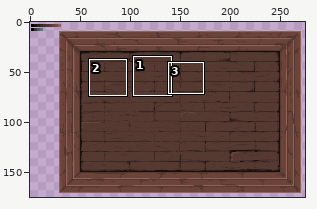
Edited in one commit: pixel-art file (Assets/Sprites/bg.ase). Above: a wide view before the commit, with the close-up outlined.
Close-up. The starting point:
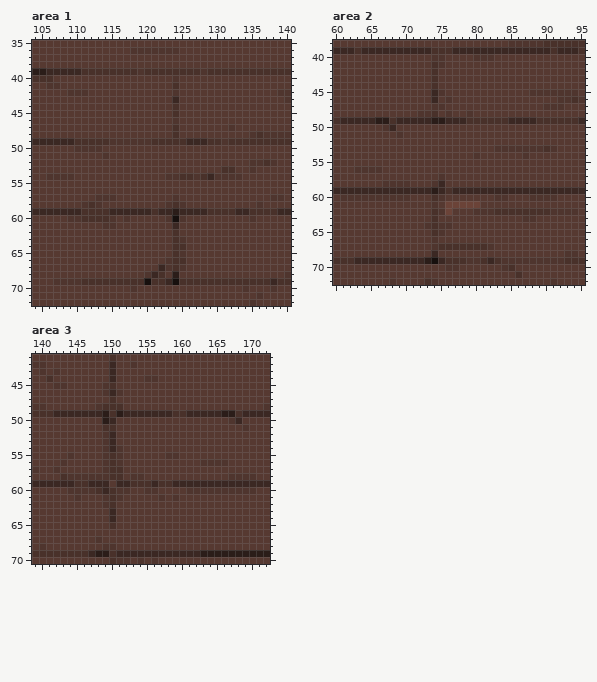
300x180 pixels, 1 frame. Colours within 5 levels of each other are drawn and written as one. Shown: area 1: x 104..140, y 35..72; area 2: x 60..95, y 38..72; area 3: x 139..172, y 41..70. The wide view leaves out empty margins. The commit also changed other parts of the picture, which this record leaves out.
New version:
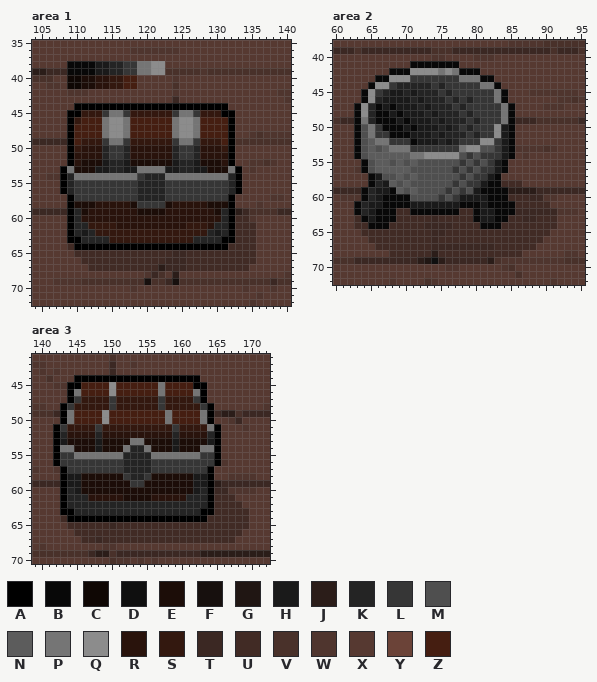
Palette (. is transparent): A #000000  B #080808  C #0f0704  D #0f0f0f  E #1c0d08  F #17100e  G #201613  H #1a1a1a  J #2b1d19  K #242424  L #363636  M #4f4f4f  N #5c5c5c  P #757575  Q #8c8c8c  R #29130c  S #33180f  T #3b2823  U #412b25  V #49312a  W #4f352e  X #563931  Y #6b4338  Z #451e11
The edit:
layer "Shadows" added
layer "Chest" added
Changed rows in their new state; - is an unchanged pixel.
Area 1, layers "Chest", "Shadows":
first column x 108:
38 -BBBBHHKKLLPPQQ-------------
39 -BBBBHHKKLLPPQQ-------------
40 -CCEERRSSZZ-----------------
41 -CCEERRSSZZ-----------------
44 --AAAAAAAAAAAAAAAAAAAAAA----
45 -AASSSLPPLSSSSSSLPPLSSSAA---
46 -ASZZZPQQPZZZZZZPQQPZZZZA---
47 -AZZZZPQQPZZZZZZPQQPZZZZA---
48 -AZZZZPQQPZZZZZZPQQPZZZZA---
49 -AZSSSLPPLSSSSSSLPPLSSSZA---
50 -ASRRRKLLKRRRRRRKLLKRRRSA---
51 -ARRRRKLLKRRRRRRKLLKRRRRA---
52 -AREEEHKKHEEEEEEHKKHEEERA---
53 APEEEHHKKHHPPPPHHKKHHEEEPA--
54 AKPPPPPPPPPLKKKPPPPPPPPPKA--
55 AKLLLLLLLLLKKKKLLLLLLLLLKA--
56 AKLLLLLLLLLKKKKLLLLLLLLLKA--
57 -ALLLLLLLLLKKKKLLLLLLLLLA---
58 -AEEERRRRRELLLLERRRRREEEA---
59 -AKERRRRRRREEEERRRRRRREKAJ--
60 -AKRRRRRRRRRRRRRRRRRRRRKAUU-
61 -AKKSSSSRRRRRRRRRRSSSRKKAUUU
62 -AKHKSSSSSSSSSSSSSSSSKHKAUUU
63 -AAKKKKSSSSSSSSSSSSKKKKAAUUU
64 -UAAAAAAAAAAAAAAAAAAAAAAUUUU
65 --UUUUUUUUUUUUUUTTUUUUUUUUUU
66 ---UUUUUUUUUUUUTTTUUUUUUUUUU
67 ----UUUUUUUUUUJTTTUUUUUUUUU-
Area 2, layers "Cauldron", "Shadows":
first column x 63:
41 --------BBBBBBB--------------
42 -----BBBQQQQPQPBBB-----------
43 ---BBQQQLLLLLLLPPPBB---------
44 --BQQLKKKKKLKLLLLLPPB--------
45 -BQLKHHKHKKKLKLLLLLLPB-------
46 -BQKHHHHKHKKKLKLKLLLPB-------
47 BQKBHBHHHKHKKKLKLLLLLPB------
48 BQKBBHBHHHKHKKKLKLLLLPB------
49 BPKBBBHBHHHKHKKKLKLLLPB------
50 BMPLBBBHBHHHKHKLKLLLQHB------
51 BMPLLBBBHHHKHKKKLKLLQHB------
52 BMNPPLLLBHHHKHKLLLQQLHB------
53 BMNMNPPPLLLLLLLPQQMMLHB------
54 BMNNNNNNPPQQQQQMLMLLLHB------
55 -BMNNMNMNMMMMMMLMLMLHB-------
56 -BMNNNNNMMMMMMLMLMLLHB-------
57 --BHMMNMNMMMMMMLMLLHB--------
58 --BKHNMNMMMMMMLMLLHBBUUU-----
59 -BKHHBNMNMMMMLMLMHBBBBJJJJ---
60 -BKHBBBBMMMMLMLHHHHBBBUUUTT--
61 BKHHBBBBHHHHHHHBBBHBBBBUUUUU-
62 BKHBBBUUBBBBBBBUUBHHBBBTTTTTT
63 UBHBBBUUUUUTUUUUUBHHBBUUTTUUU
64 UUBBBUUUUUTTTTUUUUBBBUUUUUUUU
65 -UUUUUUUUUUTTUUUUUUUUUUUUUUU-
66 --UUUUUUUUUTUUUUUUUUUUUUUUU--
67 ---UUUUUUUUTTTTTTTTTUUUUUU---
68 -----UUUUUUJUUUUUUUUUUUU-----
69 ---------JGDJTTTTTTJ---------
Area 3, layers "Chest", "Shadows":
first column x 142:
44 ---AAAAAAAAAAAAAAAAAA-------
45 --AAZZZZQZZZZZZPZZZZAA------
46 --APZZZZQZZZZZZPZZZZPA------
47 --ALSSSSLSSSSSSLSSSSLA------
48 -ALSSSSSLSSSSSSLSSSSSLA-----
49 -APZZZZQZZZZZZZZPZZZZPA-----
50 -APZZZZQZZZZZZZZPZZZZPA-----
51 ALSSSSLSSSSSSSSSSLSSSSPA----
52 AKRRRRKRRRRRRRRRRKRRRRKA----
53 AHEEEEHEEEEPPEEEEHEEEEHA----
54 APPEEEHEEEPKKPEEEHEEEPPA----
55 ALLPPPPPPPKKKKPPPPPPPLLA----
56 ALLLLLLLLLKKKKLLLLLLLLLA----
57 -ALLLLLLLLKKKKLLLLLLLLA-----
58 -AHHEEEEEELKKLEEEEEEHHA-----
59 -AHHEEEEEEELLEEEEEEEHHAJ----
60 -AKHEEEEEEEEEEEEEEEEHKATT---
61 -AKKKRRRRREEEERRRRRKKKAUUU--
62 -AKKKKKKKKKKKKKKKKKKKKAUUUU-
63 -AAKKKKKKKKKKKKKKKKKKAAUUUUU
64 -UAAAAAAAAAAAAAAAAAAAAUUUUUU
65 --UUUUUUTUUUUUUUUUUUUUUUUUUU
66 ---UUUUUUUUUUUUUUUUUUUUUUUU-
67 ----UUTUUUUUUUUUUUUUUUUUUU--
Pixel boxes of the changes (left, top, right, bottom) in both close-ups:
changed: (60, 61, 256, 271)
changed: (354, 61, 557, 264)
changed: (53, 375, 249, 543)
